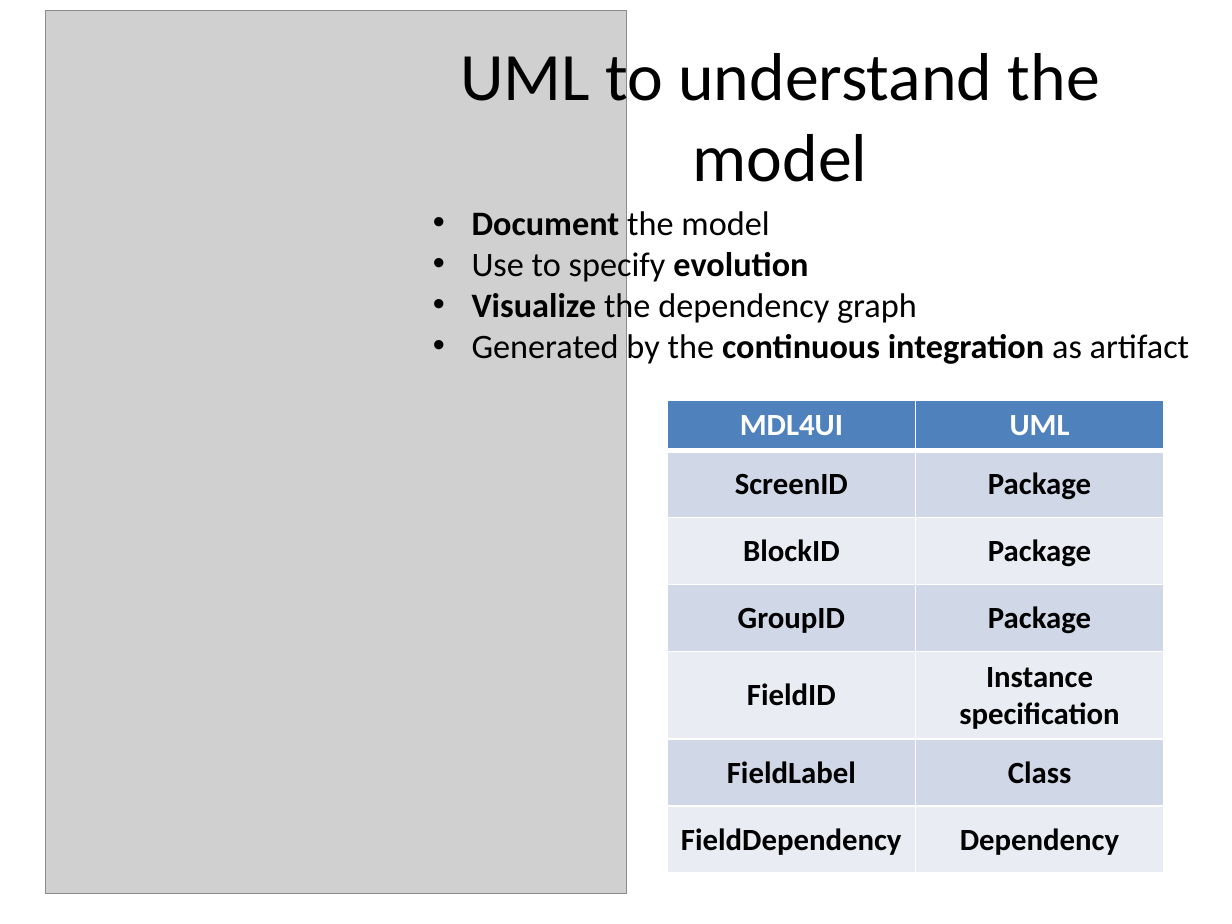
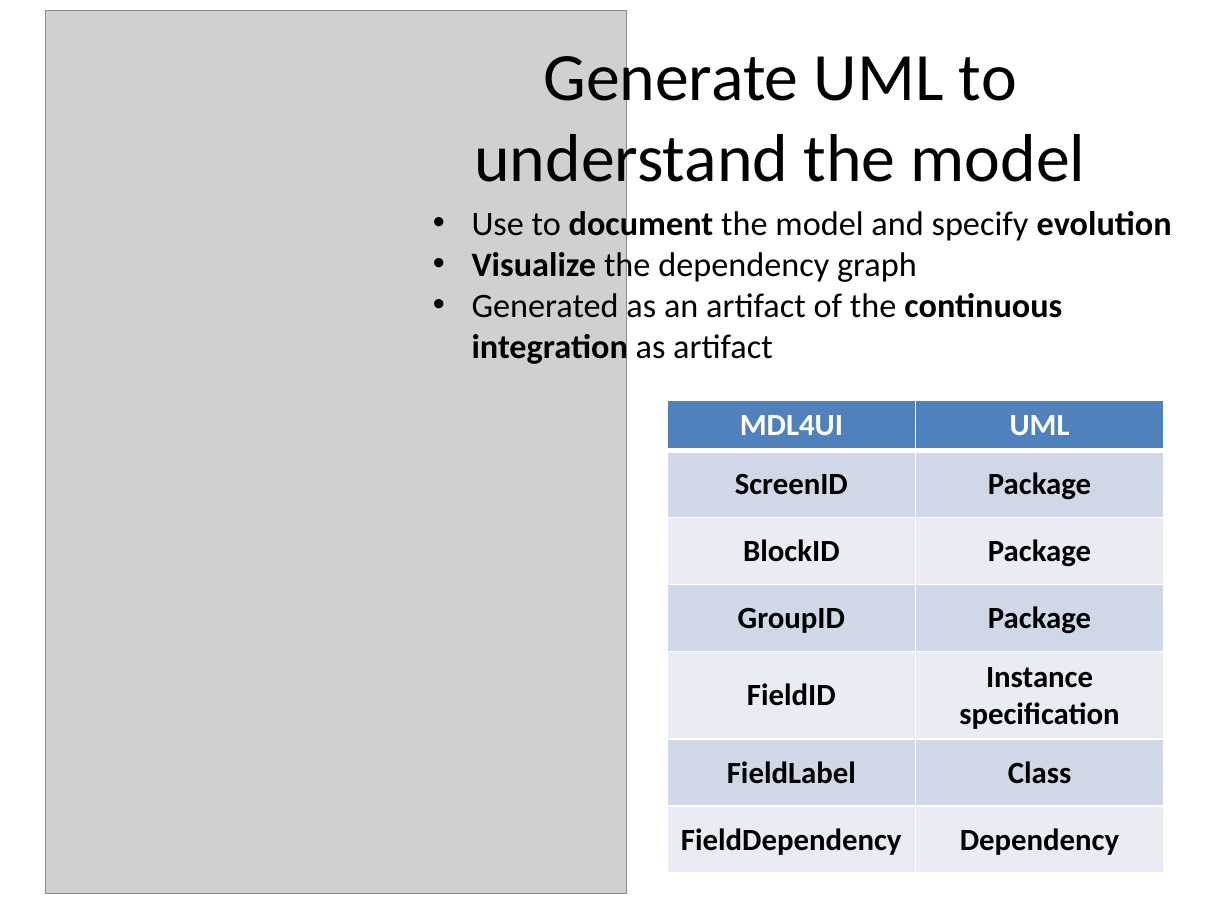
Before and after one commit to lesfurets/mdl4ui, a slide deck: slide 50 of mdl4ui-docs/mdl4ui_cg2013.pptx (slide 36 before the commit). Drawn at 1232x924 pixels with LibreOffice and Linux fonts; fonts in the diff are those of the drawing; grey boxes stand for pictures. Boxes give left, top, right and bottom in pixels: in the first picture for what was removed or moved away, otherwise in the second. Text is boxed around its words. In the diff, an @@ line names an element or a change of style, - is before the commit and + after.

Commit message:
fixed a few typo
added chapters

```diff
--- a/mdl4ui-docs/mdl4ui_cg2013.pptx
+++ b/mdl4ui-docs/mdl4ui_cg2013.pptx
@@ title at (x1=474, y1=44, x2=1086, y2=198): text changed @@
-UML to understand the model
+Generate UML to understand the model
@@ text at (x1=472, y1=207, x2=1172, y2=244): text changed @@
-• Document the model
-• Use to specify evolution
+• Use to document the model and specify evolution
@@ text at (x1=472, y1=289, x2=1062, y2=367): text changed @@
-• Generated by the continuous integration as artifact
+• Generated as an artifact of the continuous integration as artifact
```
Also in this commit, not shown: 14 other slides changed, 7 slides added, 1 slide removed.
